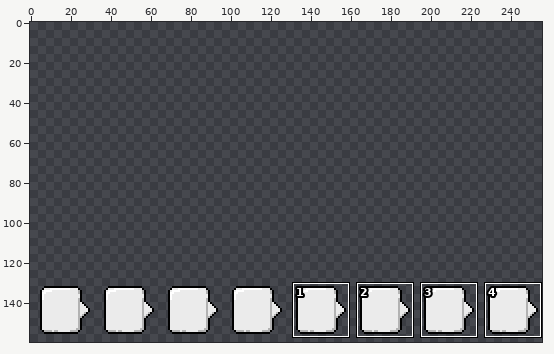
Edited in one commit: pixel-art file (design/board.ase). Above, an overview of the earlier version with the close-up marked.
Close-up. Before:
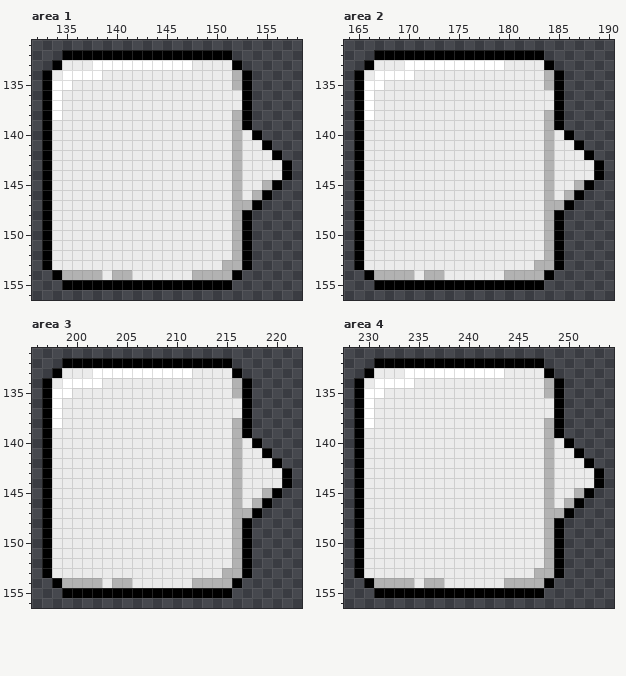
256x256 pixels, 1 frame. Shown: area 1: x 132..158, y 131..156; area 2: x 164..190, y 131..156; area 3: x 196..222, y 131..156; area 4: x 228..254, y 131..156. The wide view leaves out empty margins. The commit also changed other parts of the picture, which this record leaves out.
The same view after the edit:
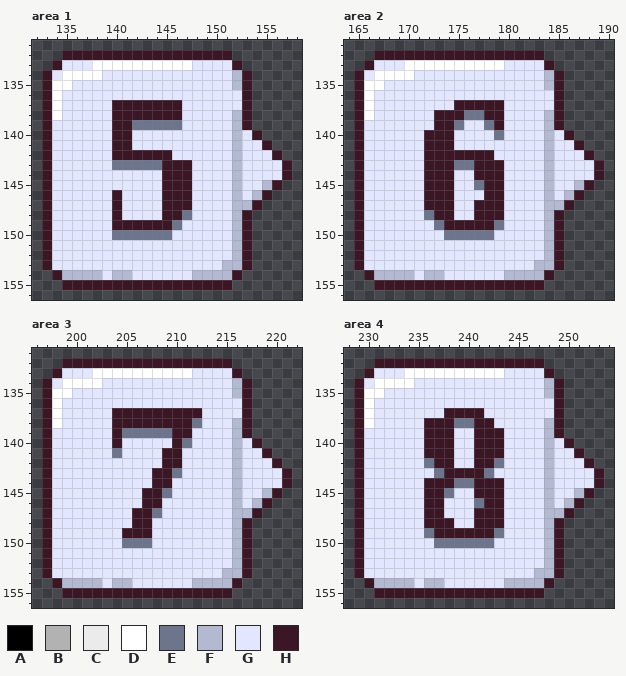
Palette (. is transparent): A #000000  B #b2b2b2  C #ebebeb  D #ffffff  E #6d758d  F #b3b9d1  G #e3e6ff  H #3b1725
What changed:
layer "Layer 2" now shown
Changed rows in their new state; - is an unchanged pixel.
Area 1, layers "Layer 2", "Layer 1":
first column x 133:
132 --HHHHHHHHHHHHHHHHH------
133 -HGGG----------GGGGH-----
134 HG----GGGGGGGGGGGGGFH----
135 H--GGGGGGGGGGGGGGGGFH----
136 H-GGGGGGGGGGGGGGGGGGH----
137 H-GGGGGHHHHHHHGGGGGGH----
138 H-GGGGGHHHHHHHGGGGGFH----
139 HGGGGGGHHEEEEEGGGGGFH----
140 HGGGGGGHHGGGGGGGGGGFGH---
141 HGGGGGGHHGGGGGGGGGGFGGH--
142 HGGGGGGHHHHHHGGGGGGFGGGH-
143 HGGGGGGEEEEEHHHGGGGFGGGGH
144 HGGGGGGGGGGGHHHGGGGFGGGGH
145 HGGGGGGGGGGGHHHGGGGFGGFH-
146 HGGGGGGHGGGGHHHGGGGFGFH--
147 HGGGGGGHGGGGHHHGGGGFFH---
148 HGGGGGGHGGGGHHEGGGGFH----
149 HGGGGGGHHHHHHEGGGGGFH----
150 HGGGGGGEEEEEEGGGGGGFH----
151 HGGGGGGGGGGGGGGGGGGFH----
152 HGGGGGGGGGGGGGGGGGGFH----
153 HGGGGGGGGGGGGGGGGGFFH----
154 -HFFFFGFFGGGGGGFFFFH-----
155 --HHHHHHHHHHHHHHHHH------
Area 2, layers "Layer 2", "Layer 1":
first column x 165:
132 --HHHHHHHHHHHHHHHHH------
133 -HGGG----------GGGGH-----
134 HG----GGGGGGGGGGGGGFH----
135 H--GGGGGGGGGGGGGGGGFH----
136 H-GGGGGGGGGGGGGGGGGGH----
137 H-GGGGGGGGHHHHHGGGGGH----
138 H-GGGGGGHHHEEHHGGGGFH----
139 HGGGGGGGHHEGGEHGGGGFH----
140 HGGGGGGHHHGGGGEGGGGFGH---
141 HGGGGGGHHHGGGGGGGGGFGGH--
142 HGGGGGGHHHHHHHGGGGGFGGGH-
143 HGGGGGGHHHEEHHHGGGGFGGGGH
144 HGGGGGGHHHGGHHHGGGGFGGGGH
145 HGGGGGGHHHGGEHHGGGGFGGFH-
146 HGGGGGGHHHGGGHHGGGGFGFH--
147 HGGGGGGHHHGGHHHGGGGFFH---
148 HGGGGGGEHHGGHHHGGGGFH----
149 HGGGGGGGEHHHHHEGGGGFH----
150 HGGGGGGGGEEEEEGGGGGFH----
151 HGGGGGGGGGGGGGGGGGGFH----
152 HGGGGGGGGGGGGGGGGGGFH----
153 HGGGGGGGGGGGGGGGGGFFH----
154 -HFFFFGFFGGGGGGFFFFH-----
155 --HHHHHHHHHHHHHHHHH------
Area 3, layers "Layer 2", "Layer 1":
first column x 197:
132 --HHHHHHHHHHHHHHHHH------
133 -HGGG----------GGGGH-----
134 HG----GGGGGGGGGGGGGFH----
135 H--GGGGGGGGGGGGGGGGFH----
136 H-GGGGGGGGGGGGGGGGGGH----
137 H-GGGGGHHHHHHHHHGGGGH----
138 H-GGGGGHHHHHHHHEGGGFH----
139 HGGGGGGHEEEEEHHGGGGFH----
140 HGGGGGGHGGGGGHEGGGGFGH---
141 HGGGGGGEGGGGHHGGGGGFGGH--
142 HGGGGGGGGGGGHHGGGGGFGGGH-
143 HGGGGGGGGGGHHEGGGGGFGGGGH
144 HGGGGGGGGGGHHGGGGGGFGGGGH
145 HGGGGGGGGGHHEGGGGGGFGGFH-
146 HGGGGGGGGGHHGGGGGGGFGFH--
147 HGGGGGGGGHHEGGGGGGGFFH---
148 HGGGGGGGGHHGGGGGGGGFH----
149 HGGGGGGGHHHGGGGGGGGFH----
150 HGGGGGGGEEEGGGGGGGGFH----
151 HGGGGGGGGGGGGGGGGGGFH----
152 HGGGGGGGGGGGGGGGGGGFH----
153 HGGGGGGGGGGGGGGGGGFFH----
154 -HFFFFGFFGGGGGGFFFFH-----
155 --HHHHHHHHHHHHHHHHH------
Area 4, layers "Layer 2", "Layer 1":
first column x 229:
132 --HHHHHHHHHHHHHHHHH------
133 -HGGG----------GGGGH-----
134 HG----GGGGGGGGGGGGGFH----
135 H--GGGGGGGGGGGGGGGGFH----
136 H-GGGGGGGGGGGGGGGGGGH----
137 H-GGGGGGGHHHHGGGGGGGH----
138 H-GGGGGHHHEEHHGGGGGFH----
139 HGGGGGGHHHGGHHHGGGGFH----
140 HGGGGGGHHHGGHHHGGGGFGH---
141 HGGGGGGHHHGGHHHGGGGFGGH--
142 HGGGGGGEHHGGHHEGGGGFGGGH-
143 HGGGGGGGEHHHHEGGGGGFGGGGH
144 HGGGGGGHHHEEHHHGGGGFGGGGH
145 HGGGGGGHHEGGHHHGGGGFGGFH-
146 HGGGGGGHHGGGEHHGGGGFGFH--
147 HGGGGGGHHGGGHHHGGGGFFH---
148 HGGGGGGHHHGGHHHGGGGFH----
149 HGGGGGGEHHHHHHEGGGGFH----
150 HGGGGGGGEEEEEEGGGGGFH----
151 HGGGGGGGGGGGGGGGGGGFH----
152 HGGGGGGGGGGGGGGGGGGFH----
153 HGGGGGGGGGGGGGGGGGFFH----
154 -HFFFFGFFGGGGGGFFFFH-----
155 --HHHHHHHHHHHHHHHHH------
